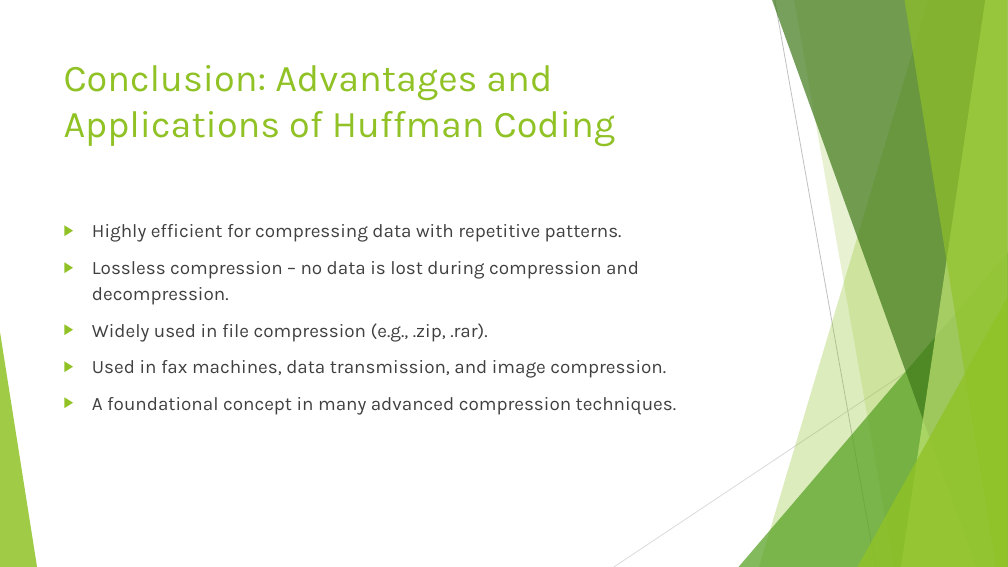
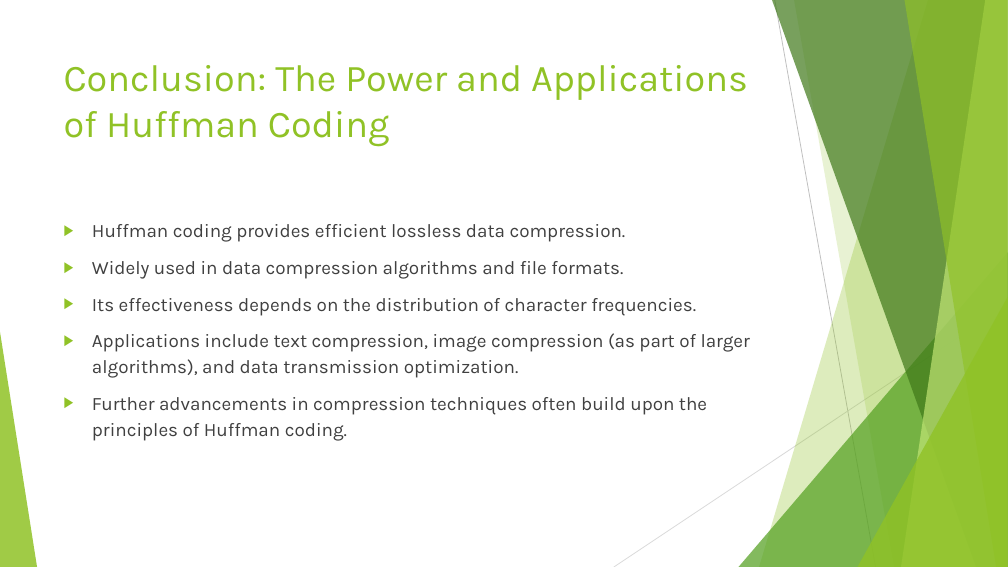
Before and after one commit to shubhamb025/Pdf_to_presentation_GenAI, a slide deck: slide 13 of output/generated_presentation.pptx. Drawn at 1008x567 pixels with LibreOffice and Linux fonts; fonts in the diff are those of the drawing. Boxes give left, top, right and bottom in pixels: in the first picture for what was removed or moved away, otherwise in the second. Text is boxed around its words. In the diff, an @@ line names an element or a change of style, - is before the commit and + after.

Commit message:
Ai Images

```diff
--- a/output/generated_presentation.pptx
+++ b/output/generated_presentation.pptx
@@ title at (x1=64, y1=65, x2=748, y2=146): text changed @@
-Conclusion: Advantages and Applications of Huffman Coding
+Conclusion: The Power and Applications of Huffman Coding
@@ text at (x1=92, y1=224, x2=750, y2=441): text changed @@
-▶ Highly efficient for compressing data with repetitive patterns.
-▶ Lossless compression – no data is lost during compression and decompression.
-▶ Widely used in file compression (e.g., .zip, .rar).
-▶ Used in fax machines, data transmission, and image compression.
-▶ A foundational concept in many advanced compression techniques.
+▶ Huffman coding provides efficient lossless data compression.
+▶ Widely used in data compression algorithms and file formats.
+▶ Its effectiveness depends on the distribution of character frequencies.
+▶ Applications include text compression, image compression (as part of larger algorithms), and data transmission optimization.
+▶ Further advancements in compression techniques often build upon the principles of Huffman coding.
```
Also in this commit, not shown: 10 other slides changed, 2 slides added, 9 other files.
